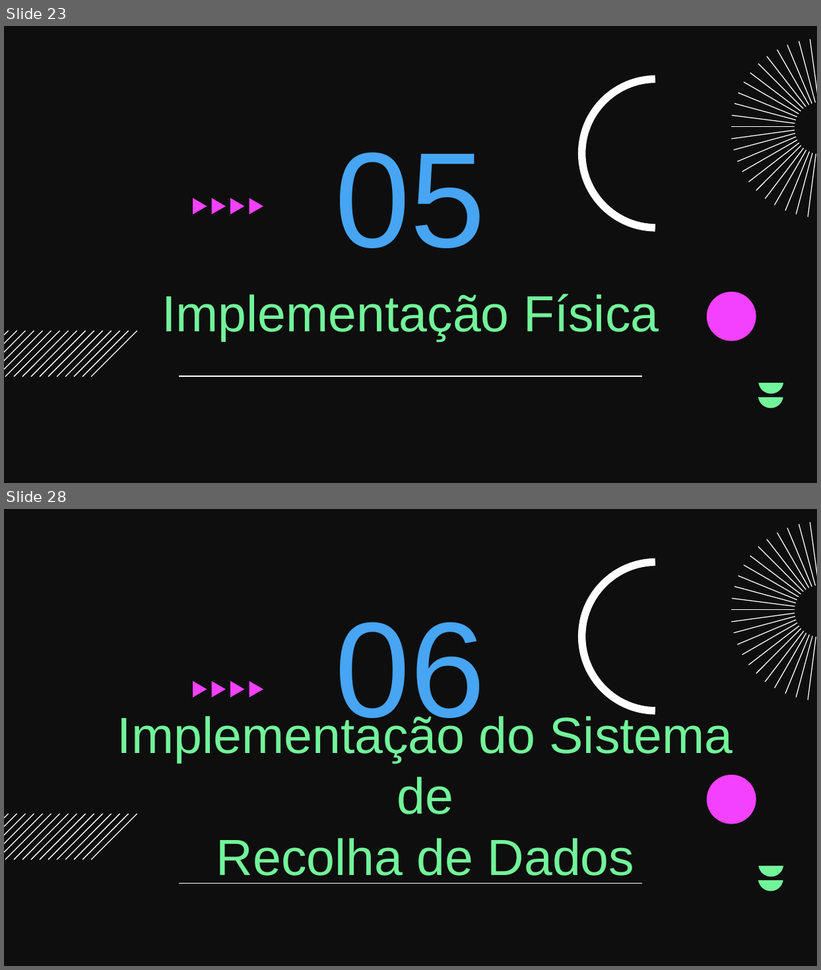
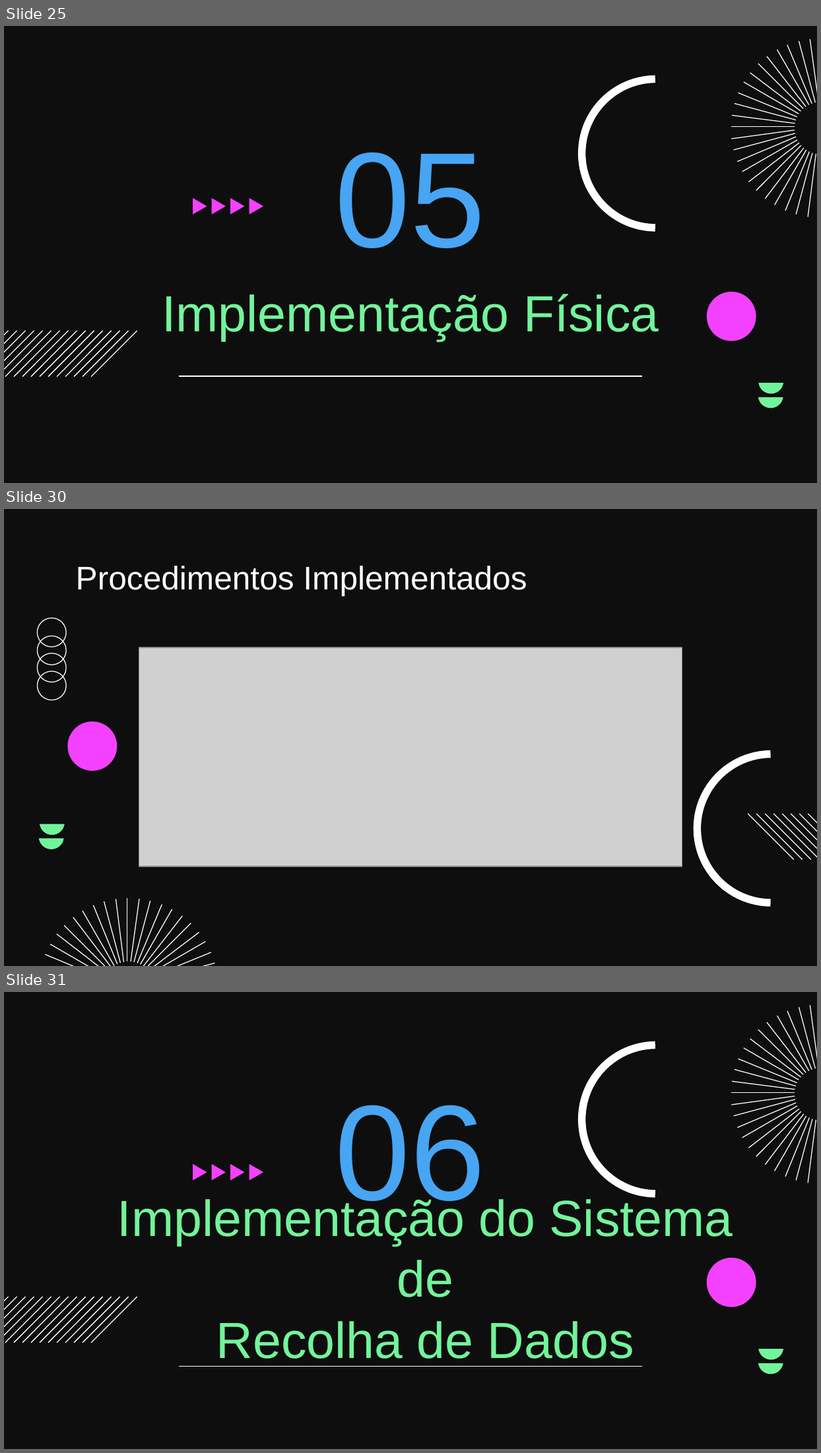
Before and after one commit to 178LaPata/BD_Project, a slide deck: Apresentacao.pptx. Shown one above the other, each under a label of ours: slides 23 and 28 before the commit, slides 25, 30 and 31 after it; the slides between them are not shown. The pictures are 821x970 and 821x1453 pixels, drawn with LibreOffice and Linux fonts; fonts in the diff are those of the drawing; grey boxes stand for pictures; background and template pictures are left out. Boxes give left, top, right and bottom in pixels: in the first picture for what was removed or moved away, otherwise in the second. Text is boxed around its words. In the diff, an @@ line names an element or a change of style, - is before the commit and + after.

```diff
--- a/Apresentacao.pptx
+++ b/Apresentacao.pptx
@@ slide 30 added at <box>4,509,817,966</box>, background picture (left out) @@
@@ title added at <box>76,566,527,595</box>, 29 pt, text #FFFFFF @@
+Procedimentos Implementados
@@ picture added at <box>139,647,682,867</box> @@
@@ group added at <box>36,617,67,702</box>: 4 freeform shapes @@
@@ freeform shape added at <box>67,722,117,772</box>, fill #F341FF @@
@@ freeform shape added at <box>698,755,771,904</box>, outline #FFFFFF 6.69 pt @@
@@ freeform shape added at <box>40,824,65,835</box>, fill #72F49A @@
@@ group added at <box>748,814,817,860</box>: 8 freeform shapes @@
@@ freeform shape added at <box>39,838,64,849</box>, fill #72F49A @@
@@ group added at <box>46,898,215,966</box>: 20 freeform shapes @@
@@ what was slide 23 is now slide 25 @@
@@ what was slide 28 is now slide 31 @@
```
Also in this commit, not shown: 4 slides changed, 11 other slides added, 2 slides removed, 16 other files.
